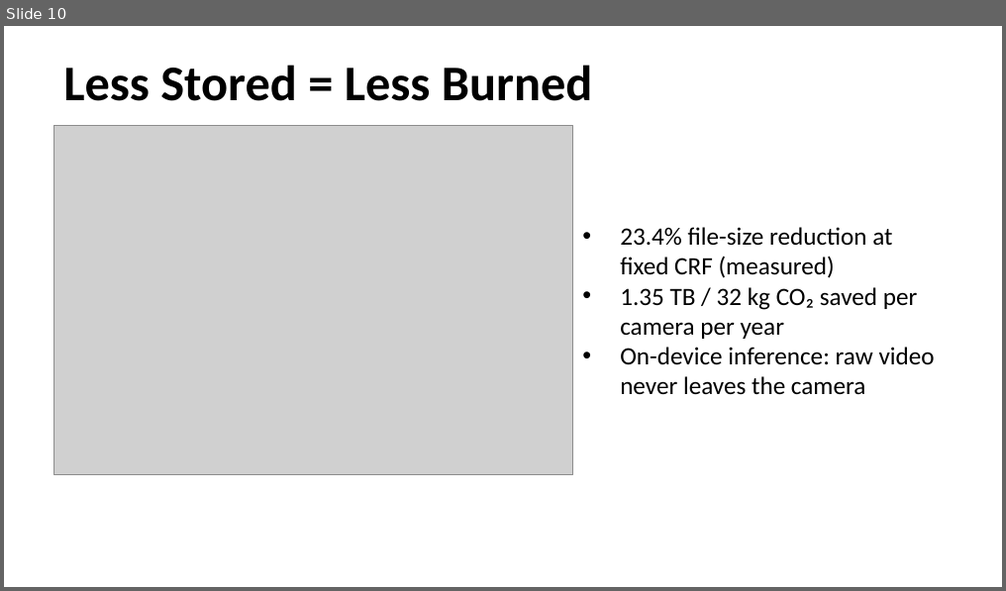
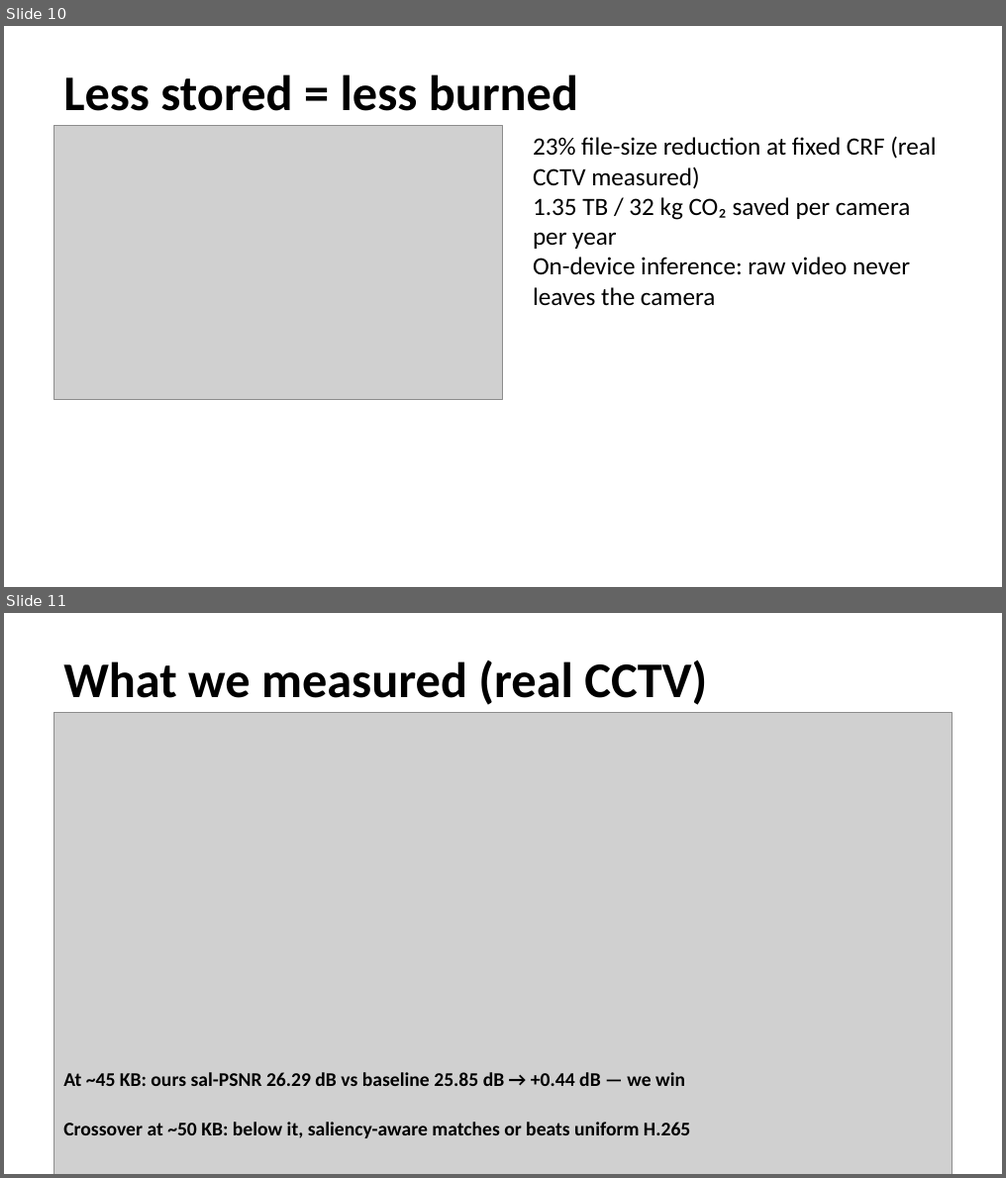
Before and after one commit to SaiAmartya/steam-icac-2026, a slide deck: showcase.pptx. Shown one above the other, each under a label of ours: slide 10 before the commit, slides 10 and 11 after it. The pictures are 1006x591 and 1006x1178 pixels, drawn with LibreOffice and Linux fonts; fonts in the diff are those of the drawing; grey boxes stand for pictures. Boxes give left, top, right and bottom in pixels: in the first picture for what was removed or moved away, otherwise in the second. Text is boxed around its words. In the diff, an @@ line names an element or a change of style, - is before the commit and + after.

Commit message:
Wave 3: real-CCTV rewrite of analysis, deck, poster, README
- analysis.docx: leads with iso-bitrate sal-PSNR parity finding
  (+0.44 dB at ~45 KB), real neural-codec measurements in §5,
  sigmoid-mask methodology in §4, RD curve + qualitative figures
- showcase.pptx: 12 slides, all real-CCTV figures embedded
- poster.pdf/png: A3 booth poster with corrected sustainability math
- README.md: Status section with real-CCTV headline numbers
- docs/results_summary.md: single source of truth for every number
- src/pipeline.py: sigmoid mask is now the default operating mode
- src/compress.py: mask_mode parameter (alpha/sigmoid/binary)
- scripts/make_figures.py: regenerated for real-data plots
- scripts/build_analysis.js, make_poster.py: rewritten for new numbers
- scripts/ablation_mask_modes.py, ablation_sigmoid_sweep.py: methodology + RD ablations

```diff
--- a/showcase.pptx
+++ b/showcase.pptx
@@ slide 11 added at <box>4,613,1002,1174</box>, background #FFFFFF @@
@@ text added at <box>63,660,707,705</box>, 36 pt, text #000000, bold @@
+What we measured (real CCTV)
@@ picture added at <box>54,713,952,1174</box> @@
@@ text added at <box>63,1072,685,1086</box>, 14 pt, text #000000, bold @@
+At ~45 KB: ours sal-PSNR 26.29 dB vs baseline 25.85 dB → +0.44 dB — we win
@@ text added at <box>63,1122,690,1139</box>, 14 pt, text #000000, bold @@
+Crossover at ~50 KB: below it, saliency-aware matches or beats uniform H.265
@@ slide 10 changed as well @@
@@ text "Less stored = less burned" at <box>63,75,578,111</box>: vertical alignment middle to top @@
@@ text at <box>63,75,578,111</box>: text changed @@
-Less Stored = Less Burned
+Less stored = less burned
@@ picture: place and size @@
-picture at <box>54,126,573,475</box>
+picture at <box>54,126,503,399</box>
@@ text "23% file-size reduction at fixed ..." at <box>533,136,936,306</box>: vertical alignment middle to top @@
@@ text "23% file-size reduction at fixed ...": place and size @@
-text "23% file-size reduction at fixed ..." at <box>620,227,935,395</box>
+text "23% file-size reduction at fixed ..." at <box>533,136,936,306</box>
@@ text at <box>533,136,936,189</box>: text changed @@
-• 23.4% file-size reduction at fixed CRF (measured)
+23% file-size reduction at fixed CRF (real CCTV measured)
@@ text at <box>533,197,910,306</box>: bullet • to none @@
```
Also in this commit, not shown: 7 other slides changed, 3 other slides added, 4 slides removed, 17 other files.
